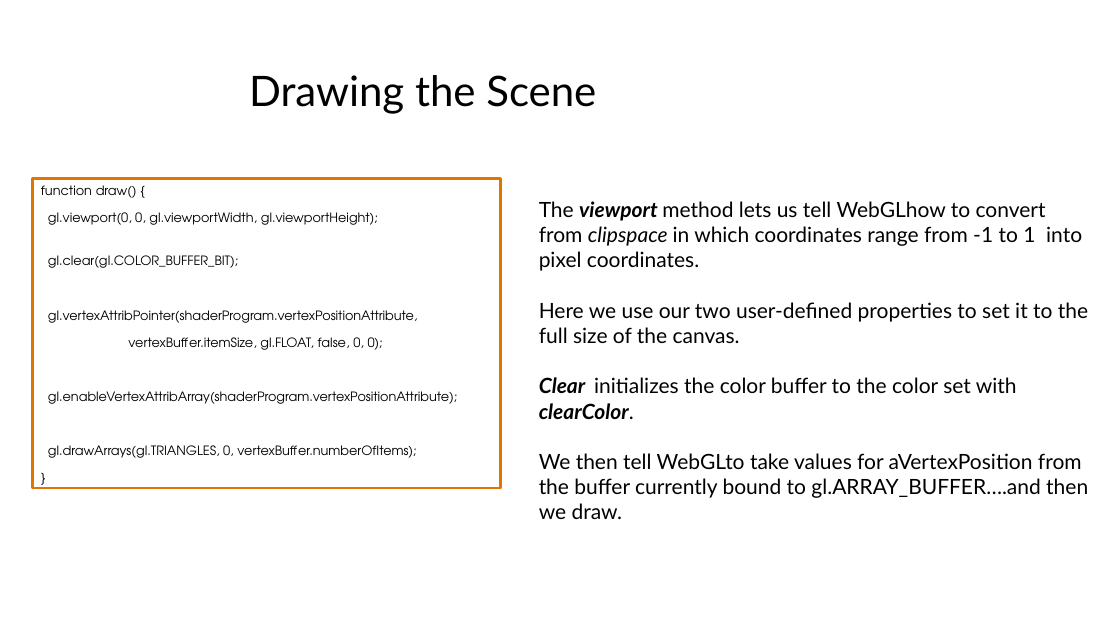
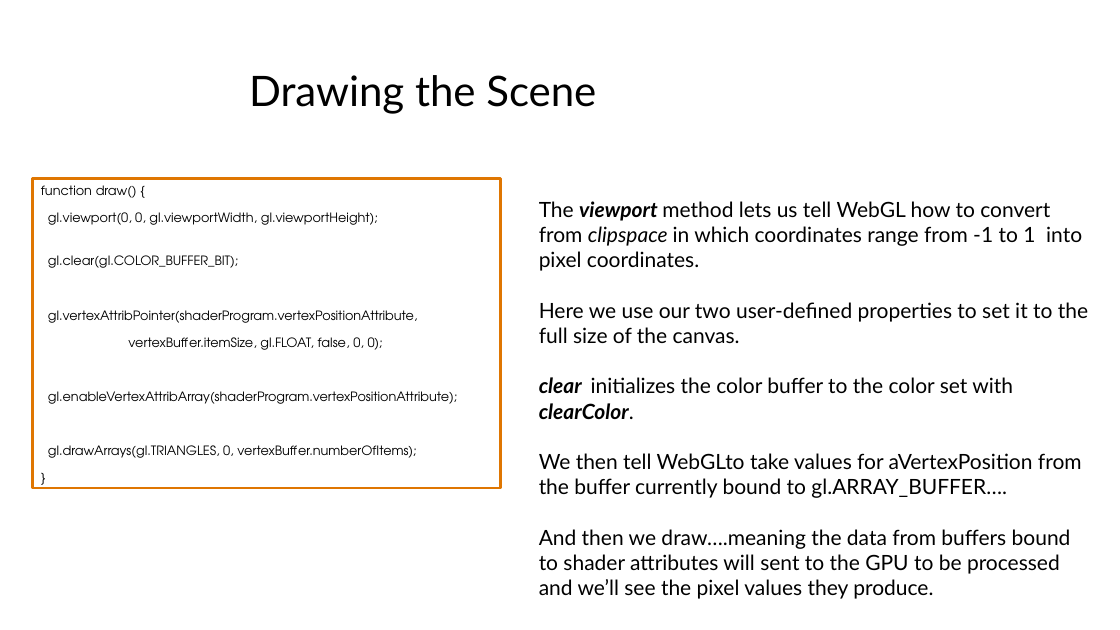
Before and after one commit to illinois-cs418/cs418CourseMaterial, a slide deck: slide 12 of Lectures/CS418-Lecture2-Webgl.pptx. Drawn at 1120x630 pixels with LibreOffice and Linux fonts; fonts in the diff are those of the drawing. Boxes give left, top, right and bottom in pixels: in the first picture for what was removed or moved away, otherwise in the second. Text is boxed around its words. In the diff, an @@ line names an element or a change of style, - is before the commit and + after.

```diff
--- a/Lectures/CS418-Lecture2-Webgl.pptx
+++ b/Lectures/CS418-Lecture2-Webgl.pptx
@@ text at (x1=539, y1=201, x2=1088, y2=599): text changed @@
-The viewport method lets us tell WebGLhow to convert from clipspace in which coordinates range from -1 to 1 into pixel coordinates.
-Here we use our two user-defined properties to set it to the full size of the canvas.
-Clear initializes the color buffer to the color set with clearColor.
-We then tell WebGLto take values for aVertexPosition from the buffer currently bound to gl.ARRAY_BUFFER….and then we draw.
+The viewport method lets us tell WebGL how to convert from clipspace in which coordinates range from -1 to 1 into pixel coordinates.
+Here we use our two user-defined properties to set it to the full size of the canvas.
+clear initializes the color buffer to the color set with clearColor.
+We then tell WebGLto take values for aVertexPosition from the buffer currently bound to gl.ARRAY_BUFFER….
+And then we draw….meaning the data from buffers bound to shader attributes will sent to the GPU to be processed and we’ll see the pixel values they produce.
```
Also in this commit, not shown: 1 other slide changed.
